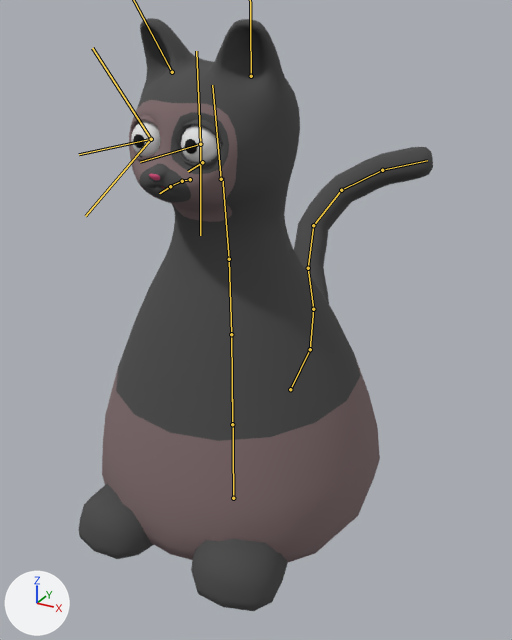
An edit to the FBX model ludum-dare-48/Assets/Models/cat.fbx, drawn before and after from the same camera.
Both versions are drawn from a 50 mm camera at (1.99, -3.32, 2.99) aimed at (-0.14, 0.56, 1.06). Lighting does not change. The marker at lower left points along +X, +Y and +Z. Both versions are drawn at frame 1 of the action 'Skeleton|Blink'; the numbers are the values there. The bones that bend it are drawn over the model as lines.

In view in the first picture: 'Cat'.
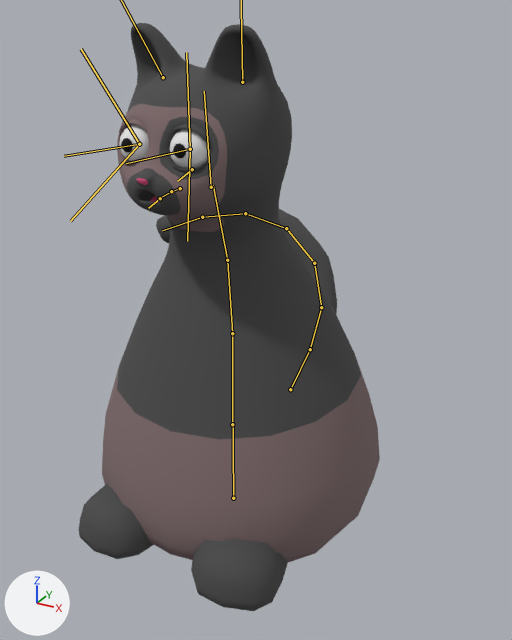
Changed parts and their boxes [x1, y1, x2, y2] in the pictures (512 x 640 px):
'Cat', posed (15% narrower): before [79, 18, 433, 611]; after [79, 23, 380, 611]
bone 'stomac', root to tip: before (232, 424) to (231, 334); after (232, 424) to (232, 333)
bone 'chest', root to tip: before (231, 334) to (229, 259); after (232, 333) to (227, 260)
bone 'neck', root to tip: before (229, 259) to (222, 177); after (227, 260) to (213, 185)
bone 'head', root to tip: before (221, 179) to (212, 85); after (211, 187) to (204, 91)
bone 'jaw', root to tip: before (202, 162) to (188, 171); after (192, 169) to (177, 181)
bone 'tail.001', root to tip: before (310, 349) to (313, 309); after (310, 349) to (321, 307)
bone 'tail.002', root to tip: before (313, 309) to (308, 268); after (321, 307) to (314, 263)
bone 'tail.003', root to tip: before (308, 268) to (313, 225); after (314, 263) to (286, 228)
bone 'tail.004', root to tip: before (313, 225) to (341, 190); after (286, 228) to (245, 213)
bone 'tail.005', root to tip: before (341, 190) to (382, 170); after (245, 213) to (202, 217)
bone 'tail.006', root to tip: before (382, 170) to (427, 160); after (202, 217) to (162, 230)

What the commit changed:
Bone 'stomac' (bone_stomac) turns from (0, 0, 0) to (-1, 0, 0) degrees about its own x, y and z.
Bone 'chest' (bone_chest) turns from (0, 0, 0) to (4, 0, 0) degrees about its own x, y and z.
Bone 'neck' (bone_neck) turns from (0, 0, 0) to (8, 0, 0) degrees about its own x, y and z.
Bone 'head' (bone_head) turns from (0, 0, 0) to (-13, 0, 0) degrees about its own x, y and z.
Bone 'jaw' (bone_jaw) turns from (0, 0, 0) to (7, 0, 0) degrees about its own x, y and z.
Bone 'tail.001' (bone_tail_001) turns from (-28, -7, 22) to (-23, -8, 7) degrees about its own x, y and z.
Bone 'tail.002' (bone_tail_002) turns from (-5, -2, 7) to (3, -6, 16) degrees about its own x, y and z.
Bone 'tail.003' (bone_tail_003) turns from (-6, 5, -17) to (13, -6, 23) degrees about its own x, y and z.
Bone 'tail.004' (bone_tail_004) turns from (-2, 11, -35) to (14, -5, 25) degrees about its own x, y and z.
Bone 'tail.005' (bone_tail_005) turns from (5, 8, -30) to (12, -3, 20) degrees about its own x, y and z.
Bone 'tail.006' (bone_tail_006) turns from (5, 2, -16) to (7, -1, 11) degrees about its own x, y and z.
